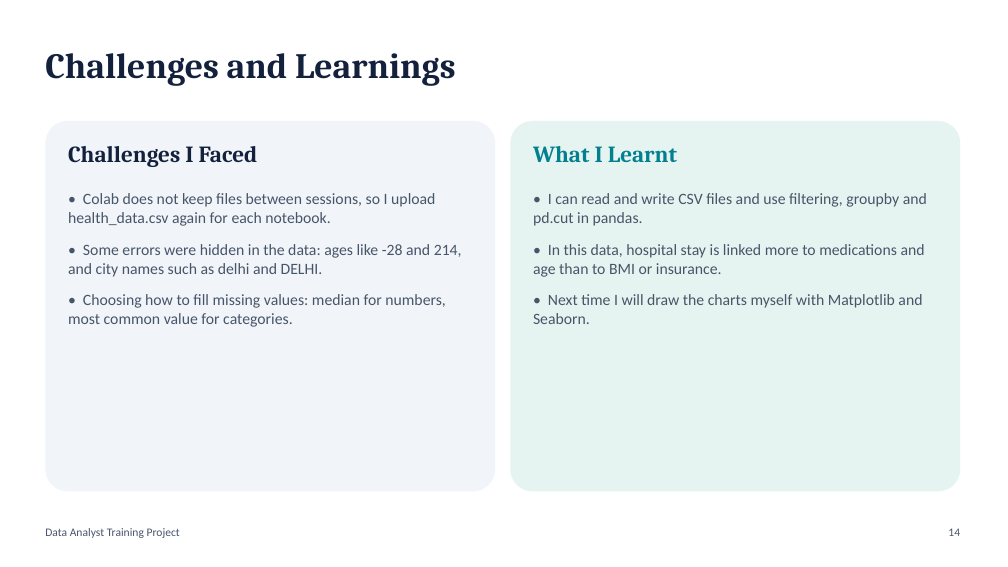
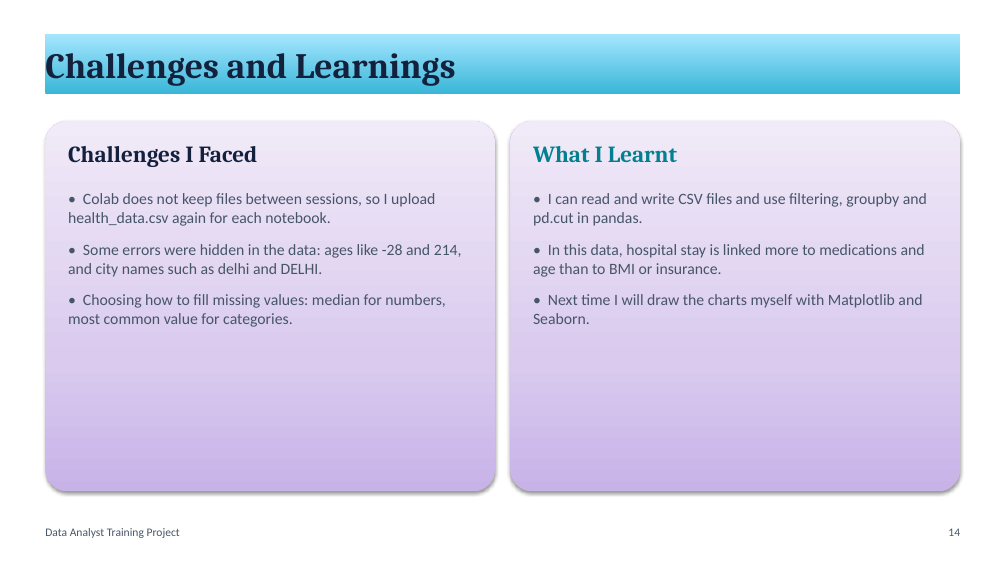
Before and after one commit to sakshiship-it/DATA-ANALYTICS-PROJECT, a slide deck: slide 14 of documents/Healthcare_Project_Presentation.pptx. Drawn at 1008x567 pixels with LibreOffice and Linux fonts; fonts in the diff are those of the drawing. Boxes give left, top, right and bottom in pixels: in the first picture for what was removed or moved away, otherwise in the second. Text is boxed around its words. In the diff, an @@ line names an element or a change of style, - is before the commit and + after.

```diff
--- a/documents/Healthcare_Project_Presentation.pptx
+++ b/documents/Healthcare_Project_Presentation.pptx
@@ rectangle "Challenges and Learnings": place and size @@
-rectangle "Challenges and Learnings" at bbox=[45, 53, 456, 86]
+rectangle "Challenges and Learnings" at bbox=[45, 34, 960, 95]
@@ rectangle "Challenges and Learnings" at bbox=[45, 34, 960, 95]: fill none to gradient #39B7D8 to #A7E6FF @@
@@ rounded rectangle at bbox=[45, 121, 495, 492]: fill #F1F5F9 to gradient #C9B5E8 to #D8CBEE to #F0EAF9; shadow on @@
@@ rounded rectangle at bbox=[510, 121, 960, 492]: fill #E6F4F1 to gradient #C9B5E8 to #D8CBEE to #F0EAF9; shadow on @@
```
Also in this commit, not shown: 14 other slides changed, 1 other file.
